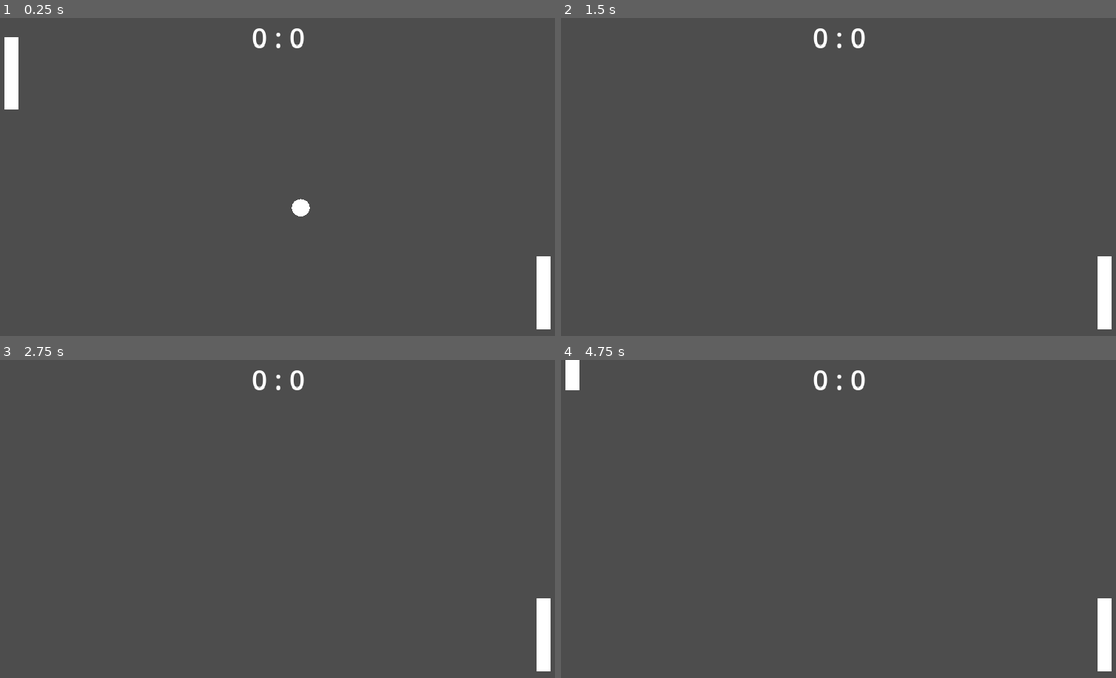
Above: before the commit, frames 1-4 (two rows, left to right).
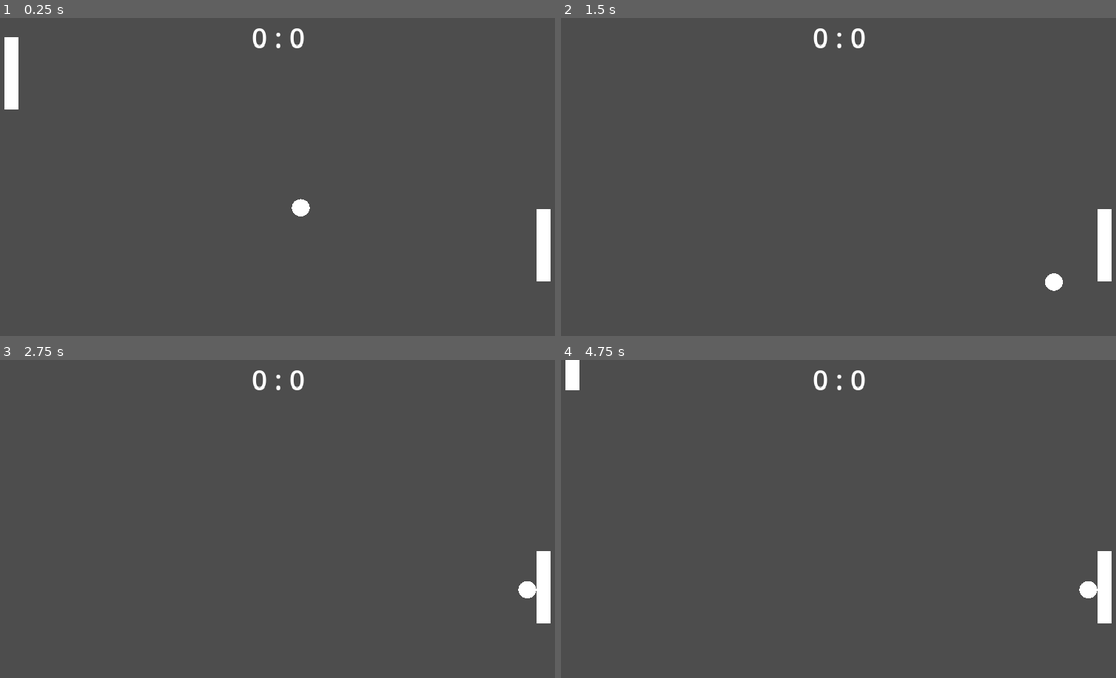
Above: after the commit, the same moments.

Repository: PhilKubz/pong_practice
Game: Godot game, scene res://Scenes/level.tscn
Two runs of this game, one before a commit and one after it. Both use one fixed random seed, a clock stepped at 60 frames per second and the inputs below.
Inputs:
- Up to frame 1 (0.25 s): no input
- Up to frame 2 (1.5 s): hold W (move_up) 0.53-1.28 s; hold S (move_down) from 1.28 s (still down)
- Up to frame 3 (2.75 s): release S (move_down) at 2.03 s; hold W (move_up) from 2.03 s (still down)
- Up to frame 4 (4.75 s): tap Enter at 2.75, 4.25 s; tap Space at 3.5 s; release W (move_up) at 3.53 s; hold S (move_down) from 3.53 s (still down)

The runs differ from the first frame. In frame 1, 0.8% of the frame differs, in the area x 96-100%, y 60-98%; in frame 2, 0.9%, in the area x 87-100%, y 60-98%; in frame 3, 0.9%; in frame 4, 0.9%.

Commit message:
improving ball functionality / collisions

Diff:
--- a/Scenes/level.tscn
+++ b/Scenes/level.tscn
@@ -16,7 +16,7 @@
 position = Vector2(57, 112)
 
 [node name="Opponent" parent="." instance=ExtResource("3_3p2e0")]
-position = Vector2(1095, 540)
+position = Vector2(1095, 447)
 
 [node name="Ball" parent="." instance=ExtResource("4_pkfsu")]
 position = Vector2(545, 296)
@@ -26,7 +26,7 @@
 [node name="Bumper" parent="OutsideWindowElements" instance=ExtResource("5_cc7jf")]
 
 [node name="Bumper2" parent="OutsideWindowElements" instance=ExtResource("5_cc7jf")]
-position = Vector2(0, 664)
+position = Vector2(0, 663)
 
 [node name="GoalZoneOpponent" parent="OutsideWindowElements" instance=ExtResource("6_vd7l1")]
 
@@ -36,5 +36,6 @@
 
 [node name="HUD" parent="CanvasLayer" instance=ExtResource("8_gujps")]
 
-[connection signal="ball_hit_bumper" from="Ball" to="." method="_on_ball_ball_hit_bumper"]
-[connection signal="ball_hit_player" from="Ball" to="." method="_on_ball_ball_hit_player"]
+[connection signal="ball_hit_paddle" from="Opponent" to="." method="_on_opponent_ball_hit_paddle"]
+[connection signal="ball_hit_bumper" from="OutsideWindowElements/Bumper" to="." method="_on_bumper_ball_hit_bumper"]
+[connection signal="ball_hit_bumper" from="OutsideWindowElements/Bumper2" to="." method="_on_bumper_2_ball_hit_bumper"]
--- a/Scenes/opponent.tscn
+++ b/Scenes/opponent.tscn
@@ -8,7 +8,7 @@
 
 [node name="Opponent" type="RigidBody2D"]
 collision_layer = 2
-collision_mask = 4
+collision_mask = 12
 gravity_scale = 0.0
 script = ExtResource("1_kfwwn")
 
@@ -17,6 +17,8 @@
 scale = Vector2(1.82617, 2.28125)
 texture = ExtResource("1_5c4o4")
 
-[node name="CollisionShape2D2" type="CollisionShape2D" parent="."]
+[node name="CollisionShape2D" type="CollisionShape2D" parent="."]
 position = Vector2(-1, -3.5)
 shape = SubResource("RectangleShape2D_l4e6v")
+
+[connection signal="body_entered" from="." to="." method="_on_body_entered"]
--- /dev/null
+++ b/Scenes/test_scene.tscn
@@ -0,0 +1,16 @@
+[gd_scene load_steps=4 format=3 uid="uid://cn8biyu22etci"]
+
+[ext_resource type="PackedScene" uid="uid://dplp1whjc0da2" path="res://Scenes/ball.tscn" id="1_e73e4"]
+[ext_resource type="PackedScene" uid="uid://dem8r3hbjslas" path="res://Scenes/opponent.tscn" id="2_pdbko"]
+[ext_resource type="PackedScene" uid="uid://d382cukj8imbd" path="res://Scenes/bumper.tscn" id="3_bg23n"]
+
+[node name="Test Scene" type="Node2D"]
+
+[node name="Ball" parent="." instance=ExtResource("1_e73e4")]
+position = Vector2(469, 312)
+
+[node name="Opponent" parent="." instance=ExtResource("2_pdbko")]
+position = Vector2(1124, 439)
+
+[node name="Bumper" parent="." instance=ExtResource("3_bg23n")]
+position = Vector2(1, 663)
--- a/Scripts/Player.gd
+++ b/Scripts/Player.gd
@@ -16,6 +16,9 @@
 		velocity.y = move_toward(velocity.y, 0, speed)
 
 	move_and_slide()
+
+
+
 #
 #func _on_area_entered(area):
 #	if area is Ball:
--- a/Scripts/ball.gd
+++ b/Scripts/ball.gd
@@ -2,7 +2,7 @@
 
 class_name Ball
 
-signal ball_hit_bumper
+#signal ball_hit_bumper
 signal ball_hit_player
 
 
@@ -15,13 +15,13 @@
 	if velocity == Vector2(0, 0):
 		print("Ball dead")
 
-func _on_area_entered(area):
-	if area is Bumper:
-		ball_hit_bumper.emit()
-		print("bumper hit")
-	if area is Player or Opponent:
-		ball_hit_player.emit()
-		print("paddle hit")
+#func _on_area_entered(area):
+###	if area is Bumper:
+###		ball_hit_bumper.emit()
+###		print("bumper hit")
+#	if area is Player or Opponent:
+#		ball_hit_player.emit()
+#		print("paddle hit")
 
 
 #	if collision_info.collider is Player or Opponent:
--- a/Scripts/bumper.gd
+++ b/Scripts/bumper.gd
@@ -2,12 +2,15 @@
 
 class_name Bumper
 
+signal ball_hit_bumper
+
 func _ready():
-	print("Bumper exists")
+	pass
+#	print("Bumper exists")
 
 
-func _on_ball_hit_bumper():
-	print("bumper hit (bumper script)")
+#func _on_ball_hit_bumper():
+#	print("bumper hit (bumper script)")
 
 #func _on_area_entered(area):
 #	if area is Ball:
@@ -16,4 +19,5 @@
 
 func _on_body_entered(body):
 	if body is Ball:
-		print("wall hit")
+		ball_hit_bumper.emit()
+#		print("bumper hit")
--- a/Scripts/level.gd
+++ b/Scripts/level.gd
@@ -13,18 +13,30 @@
 
 
 # Hit Functions to handle ball movement/direciton
+
+#Paddle Hits
 func _on_ball_ball_hit_player():
 	paddle_hit()
+	print("paddle player hit")
+
+func _on_opponent_ball_hit_paddle():
+	paddle_hit()
+	print("paddle opponent hit")
 
 
-func _on_ball_ball_hit_bumper():
+# Bumper Hits
+func _on_bumper_ball_hit_bumper():
 	bumper_hit()
-	print("bumper hit")
+	print("bumper top hit")
+
+func _on_bumper_2_ball_hit_bumper():
+	bumper_hit()
+	print("bumper bottom hit")
 
 
-
+# Actions taken on ball hits
 func paddle_hit():
-	ball.velocity.y *= -1
+	ball.velocity.x *= -1
 
 func bumper_hit():
-	ball.velocity.x *= -1
+	ball.velocity.y *= -1
--- a/Scripts/opponent.gd
+++ b/Scripts/opponent.gd
@@ -2,13 +2,26 @@
 
 class_name Opponent
 
+signal ball_hit_paddle
+
 @export var speed = 400
 
 # Called when the node enters the scene tree for the first time.
-func _ready() -> void:
-	pass # Replace with function body.
+func _ready():
+	print("Opponent exists")
 
 
 # Called every frame. 'delta' is the elapsed time since the previous frame.
 func _process(delta: float) -> void:
 	pass
+
+
+func _on_body_entered(body):
+	if body is Ball:
+		ball_hit_paddle.emit()
+		print("Ball hit paddle")
+
+#func _on_area_entered(area):
+#	if area is Ball:
+#		ball_hit_paddle.emit()
+#		print("Ball hit paddle")
